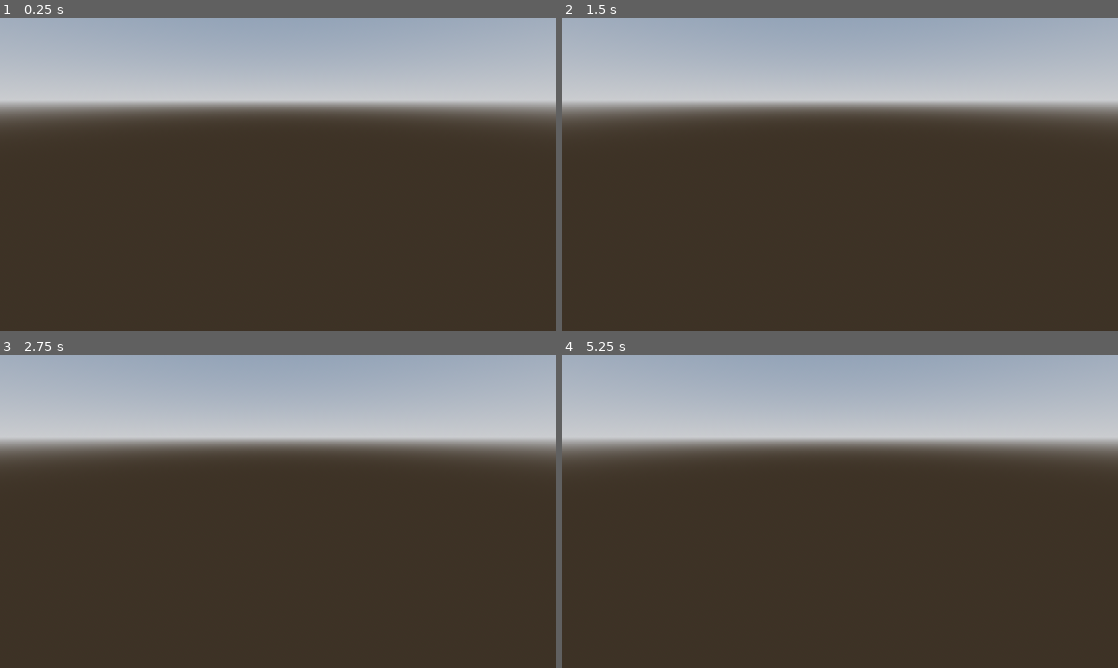
Above: before the commit, frames 1-4 (two rows, left to right).
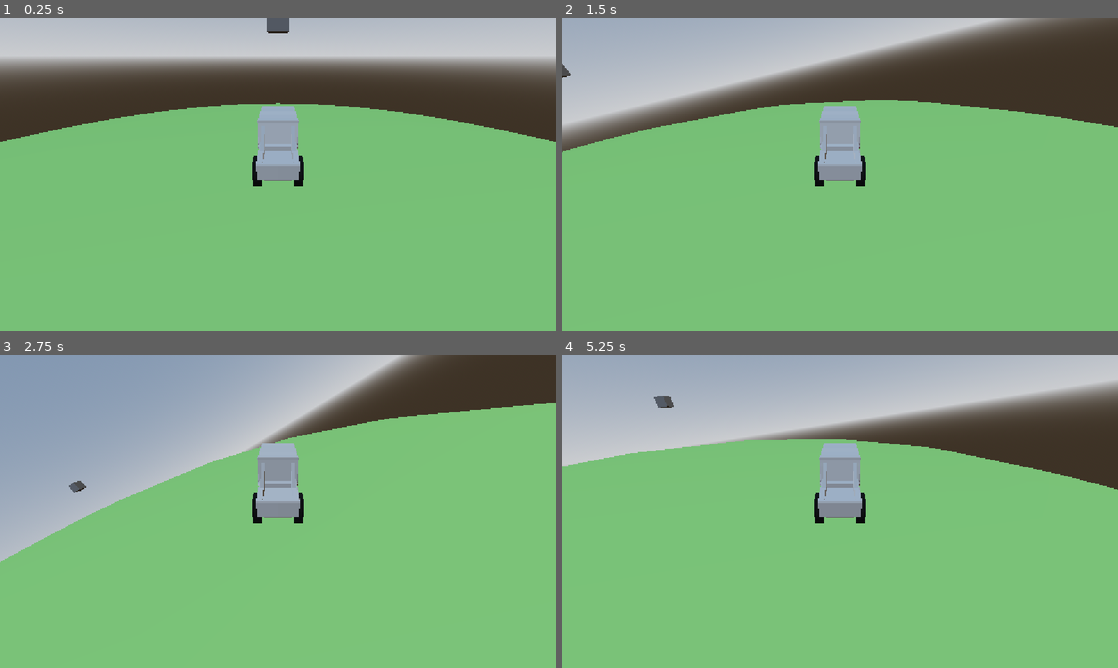
Above: after the commit, the same moments.

Repository: Gamedev-Studio-Jordan/TinyWorldJam
Game: Godot game, scene res://new_stuff/main.tscn
Two runs of this game, one before a commit and one after it. Both use one fixed random seed, a clock stepped at 60 frames per second and the inputs below. Before the commit the project starts from res://scenes/old_scenes/old_overview.tscn.
Inputs:
- Up to frame 1 (0.25 s): no input
- Up to frame 2 (1.5 s): tap Enter (ui_accept) at 0.5, 1.35 s; hold D (right) 0.53-1.28 s; hold Enter (ui_accept) 0.53-1.28 s; tap W (front) at 0.6 s; hold S (back) from 1.28 s (still down)
- Up to frame 3 (2.75 s): tap Enter (ui_accept) at 1.52, 1.82 s; tap W (front) at 1.55, 2.1 s; release S (back) at 2.03 s; hold D (right) from 2.03 s (still down); hold Enter (ui_accept) from 2.03 s (still down)
- Up to frame 4 (5.25 s): release Enter (ui_accept) at 2.78 s; tap W (front) at 2.85, 4.35, 5.1 s; tap Enter (ui_accept) at 3.02, 3.32, 4.52, 4.82 s; release D (right) at 3.53 s; hold Enter (ui_accept) 3.53-4.28 s; hold A (left) 3.53-5.03 s; hold S (back) from 5.03 s (still down); hold Enter (ui_accept) from 5.03 s (still down)

The runs differ from the first frame. In frame 1, 97% of the frame differs, in the area x 0-100%, y 0-100%; in frame 2, 89%; in frame 3, 92%; in frame 4, 81%.
Error before the commit: Parse Error: Could not find type "Planet" in the current scope. (res://scripts/old_scripts/old_car.gd:20)

Commit message:
nigga

Diff:
--- /dev/null
+++ b/new_stuff/camera_group.gd
@@ -0,0 +1,64 @@
+extends Node3D
+
+# Camera references
+@onready var third_person_camera: Camera3D = $"3rd-person"
+@onready var top_down_camera: Camera3D = $"Top-Down"
+
+# Camera transition properties
+@export var transition_speed: float = 5.0
+var current_camera: Camera3D
+var target_camera: Camera3D
+
+func _ready():
+	# Set up initial camera states
+	third_person_camera.current = true
+	top_down_camera.current = false
+
+	# Set current and target cameras
+	current_camera = third_person_camera
+	target_camera = third_person_camera
+
+func _input(event):
+	if event.is_action_pressed("switchcam"):  # You'll need to set up this input in Project Settings
+		switch_camera()
+
+func _process(delta):
+	# Smooth camera transition
+	if current_camera != target_camera:
+		# You can add smooth transition effects here if desired
+		current_camera.current = false
+		target_camera.current = true
+		current_camera = target_camera
+
+func switch_camera():
+	# Toggle between cameras
+	if target_camera == third_person_camera:
+		target_camera = top_down_camera
+	else:
+		target_camera = third_person_camera
+
+	print("Switching to: ", target_camera.name)
+
+# Optional: Smooth transition with interpolation (more advanced)
+func smooth_switch_camera():
+	if target_camera == third_person_camera:
+		target_camera = top_down_camera
+	else:
+		target_camera = third_person_camera
+
+	# If you want smooth transitions, you could:
+	# 1. Store the starting and target positions/rotations
+	# 2. Use a Tween to interpolate between them
+	# 3. Enable the target camera at the end
+
+	print("Smooth switching to: ", target_camera.name)
+
+# Function to directly set a specific camera
+func set_camera(camera_name: String):
+	match camera_name:
+		"3rd-person":
+			target_camera = third_person_camera
+		"Top-Down":
+			target_camera = top_down_camera
+		_:
+			push_error("Unknown camera name: " + camera_name)
--- /dev/null
+++ b/new_stuff/gravity_area.gd
@@ -0,0 +1,16 @@
+extends Area3D
+
+@export var gravity_strength = 20.0  # Stronger default
+
+func _ready():
+	add_to_group("planet_gravity")
+	connect("body_entered", _on_body_entered)
+	connect("body_exited", _on_body_exited)
+
+func _on_body_entered(body):
+	if body.has_method("_on_gravity_area_entered"):
+		body._on_gravity_area_entered(self)
+
+func _on_body_exited(body):
+	if body.has_method("_on_gravity_area_exited"):
+		body._on_gravity_area_exited(self)
--- /dev/null
+++ b/new_stuff/main.tscn
@@ -0,0 +1,118 @@
+[gd_scene load_steps=16 format=3 uid="uid://bigxkgcnyq7n"]
+
+[ext_resource type="Script" uid="uid://d1lx08jrqer6b" path="res://new_stuff/player.gd" id="1_0xm2m"]
+[ext_resource type="Script" uid="uid://bk4sn183wkxyx" path="res://new_stuff/planet.gd" id="1_1bvp3"]
+[ext_resource type="Script" uid="uid://cytn8lby5nrje" path="res://new_stuff/gravity_area.gd" id="1_h2yge"]
+[ext_resource type="PackedScene" uid="uid://ofubrxne3hi6" path="res://new_stuff/car.fbx" id="3_h2yge"]
+[ext_resource type="Script" uid="uid://2n3dh8lqqgvm" path="res://new_stuff/camera_group.gd" id="5_lquwl"]
+
+[sub_resource type="ProceduralSkyMaterial" id="ProceduralSkyMaterial_upm3i"]
+sky_horizon_color = Color(0.662243, 0.671743, 0.686743, 1)
+ground_horizon_color = Color(0.662243, 0.671743, 0.686743, 1)
+
+[sub_resource type="Sky" id="Sky_23hlq"]
+sky_material = SubResource("ProceduralSkyMaterial_upm3i")
+
+[sub_resource type="Environment" id="Environment_ixt12"]
+background_mode = 2
+sky = SubResource("Sky_23hlq")
+tonemap_mode = 2
+
+[sub_resource type="SphereShape3D" id="SphereShape3D_7dm0k"]
+
+[sub_resource type="SphereMesh" id="SphereMesh_ig7tw"]
+
+[sub_resource type="StandardMaterial3D" id="StandardMaterial3D_7dm0k"]
+albedo_color = Color(0.662745, 1, 0.458824, 1)
+metallic_specular = 1.0
+
+[sub_resource type="SphereShape3D" id="SphereShape3D_0xm2m"]
+
+[sub_resource type="SphereShape3D" id="SphereShape3D_h2yge"]
+
+[sub_resource type="BoxMesh" id="BoxMesh_h2yge"]
+
+[sub_resource type="BoxShape3D" id="BoxShape3D_1bvp3"]
+
+[node name="Main" type="Node3D"]
+
+[node name="WorldEnvironment" type="WorldEnvironment" parent="."]
+environment = SubResource("Environment_ixt12")
+
+[node name="Planet1" type="StaticBody3D" parent="."]
+transform = Transform3D(200, 0, 0, 0, 200, 0, 0, 0, 200, 0, 0, 0)
+script = ExtResource("1_1bvp3")
+
+[node name="CollisionShape3D" type="CollisionShape3D" parent="Planet1"]
+shape = SubResource("SphereShape3D_7dm0k")
+
+[node name="MeshInstance3D" type="MeshInstance3D" parent="Planet1"]
+mesh = SubResource("SphereMesh_ig7tw")
+surface_material_override/0 = SubResource("StandardMaterial3D_7dm0k")
+
+[node name="GravityArea" type="Area3D" parent="Planet1" groups=["planet_gravity"]]
+gravity_point = true
+gravity_point_center = Vector3(0, 0, 0)
+gravity_direction = Vector3(0, 0, 0)
+script = ExtResource("1_h2yge")
+
+[node name="CollisionShape3D" type="CollisionShape3D" parent="Planet1/GravityArea"]
+transform = Transform3D(2, 0, 0, 0, 2, 0, 0, 0, 2, 0, 0, 0)
+shape = SubResource("SphereShape3D_0xm2m")
+
+[node name="Player" type="RigidBody3D" parent="."]
+transform = Transform3D(1, 0, 0, 0, 1, 0, 0, 0, 1, 0, 103.148, 0)
+axis_lock_angular_x = true
+axis_lock_angular_y = true
+axis_lock_angular_z = true
+continuous_cd = true
+contact_monitor = true
+max_contacts_reported = 1
+angular_damp = 6.0
+script = ExtResource("1_0xm2m")
+engine_power = 600.0
+steering_power = 100.0
+
+[node name="FrontRayCast" type="RayCast3D" parent="Player"]
+transform = Transform3D(2, 0, 0, 0, 2, 0, 0, 0, 2, 0.107222, 1.01144, -1.84465)
+
+[node name="RayCastFrontLeft" type="RayCast3D" parent="Player"]
+transform = Transform3D(2, 0, 0, 0, 2, 0, 0, 0, 2, -0.455699, 1.01144, -1.47748)
+
+[node name="RayCastFrontRight" type="RayCast3D" parent="Player"]
+transform = Transform3D(2, 0, 0, 0, 2, 0, 0, 0, 2, 0.472075, 1.01144, -1.42137)
+
+[node name="RayCastBackLeft" type="RayCast3D" parent="Player"]
+transform = Transform3D(2, 0, 0, 0, 2, 0, 0, 0, 2, -0.425179, 1.01144, 1.27069)
+
+[node name="RayCastBackRight" type="RayCast3D" parent="Player"]
+transform = Transform3D(2, 0, 0, 0, 2, 0, 0, 0, 2, 0.467031, 1.01144, 1.25171)
+
+[node name="car" parent="Player" instance=ExtResource("3_h2yge")]
+
+[node name="Cube" parent="Player/car" index="0"]
+transform = Transform3D(-4.37114e-06, -100, -4.37114e-06, 0, -4.37114e-06, 100, -100, 4.37114e-06, 1.91069e-13, 0, 0, 0)
+
+[node name="CameraGroup" type="Node3D" parent="Player/car"]
+script = ExtResource("5_lquwl")
+
+[node name="3rd-person" type="Camera3D" parent="Player/car/CameraGroup"]
+transform = Transform3D(1, 0, 0, 0, 0.866025, 0.5, 0, -0.5, 0.866025, 0, 2.43996, 5.45619)
+
+[node name="Top-Down" type="Camera3D" parent="Player/car/CameraGroup"]
+transform = Transform3D(1, 0, 0, 0, 0.5, 0.866025, 0, -0.866025, 0.5, 0, 9.14374, 1.51532)
+
+[node name="CollisionShape3D" type="CollisionShape3D" parent="Player"]
+transform = Transform3D(1, 0, 0, 0, 1, 0, 0, 0, 1, 0.0154807, 0.014061, 0)
+shape = SubResource("SphereShape3D_h2yge")
+
+[node name="StaticBody3D" type="StaticBody3D" parent="."]
+transform = Transform3D(1, 0, 0, 0, 1, 0, 0, 0, 1, 0, 104.424, -6.43453)
+
+[node name="MeshInstance3D" type="MeshInstance3D" parent="StaticBody3D"]
+mesh = SubResource("BoxMesh_h2yge")
+
+[node name="CollisionShape3D" type="CollisionShape3D" parent="StaticBody3D"]
+shape = SubResource("BoxShape3D_1bvp3")
+
+[editable path="Player/car"]
--- /dev/null
+++ b/new_stuff/planet.gd
@@ -0,0 +1,30 @@
+extends StaticBody3D
+
+@export var planet_radius: float = 10.0
+@export var gravity_strength: float = 20.0  # Stronger default gravity
+
+func _ready():
+	# Automatically set radius based on collision shape if available
+	var collision_shape = get_node_or_null("CollisionShape3D")
+	if collision_shape and collision_shape.shape is SphereShape3D:
+		planet_radius = collision_shape.shape.radius
+
+	# Add the gravity area if it doesn't exist
+	if not has_node("GravityArea"):
+		var gravity_area = Area3D.new()
+		gravity_area.name = "GravityArea"
+		var collision = CollisionShape3D.new()
+		collision.shape = SphereShape3D.new()
+		collision.shape.radius = planet_radius * 2.0  # Much larger gravity field
+		gravity_area.add_child(collision)
+		add_child(gravity_area)
+
+		# Add gravity area script
+		gravity_area.set_script(load("res://gravity_area.gd"))
+		gravity_area.gravity_strength = gravity_strength
+
+func get_planet_radius():
+	return planet_radius
+
+func get_gravity_strength():
+	return gravity_strength
--- /dev/null
+++ b/new_stuff/planet.tscn
@@ -0,0 +1,35 @@
+[gd_scene load_steps=7 format=3 uid="uid://cui3lck8wo1j5"]
+
+[ext_resource type="Script" uid="uid://2vchsu3h47pb" path="res://planet.gd" id="1_mtr83"]
+[ext_resource type="Script" uid="uid://h508bwmfeqvq" path="res://gravity_area.gd" id="2_a75xc"]
+
+[sub_resource type="SphereShape3D" id="SphereShape3D_7dm0k"]
+
+[sub_resource type="SphereMesh" id="SphereMesh_ig7tw"]
+
+[sub_resource type="StandardMaterial3D" id="StandardMaterial3D_7dm0k"]
+albedo_color = Color(0.662745, 1, 0.458824, 1)
+metallic_specular = 1.0
+
+[sub_resource type="SphereShape3D" id="SphereShape3D_0xm2m"]
+
+[node name="Planet" type="StaticBody3D"]
+transform = Transform3D(200, 0, 0, 0, 200, 0, 0, 0, 200, 0, 0, 0)
+script = ExtResource("1_mtr83")
+
+[node name="CollisionShape3D" type="CollisionShape3D" parent="."]
+shape = SubResource("SphereShape3D_7dm0k")
+
+[node name="MeshInstance3D" type="MeshInstance3D" parent="."]
+mesh = SubResource("SphereMesh_ig7tw")
+surface_material_override/0 = SubResource("StandardMaterial3D_7dm0k")
+
+[node name="GravityArea" type="Area3D" parent="." groups=["planet_gravity"]]
+gravity_point = true
+gravity_point_center = Vector3(0, 0, 0)
+gravity_direction = Vector3(0, 0, 0)
+script = ExtResource("2_a75xc")
+
+[node name="CollisionShape3D" type="CollisionShape3D" parent="GravityArea"]
+transform = Transform3D(2, 0, 0, 0, 2, 0, 0, 0, 2, 0, 0, 0)
+shape = SubResource("SphereShape3D_0xm2m")
--- /dev/null
+++ b/new_stuff/player.gd
@@ -0,0 +1,193 @@
+extends RigidBody3D
+
+# Car properties
+@export var engine_power = 20.0
+@export var steering_power = 15.0  # Back to higher steering power
+@export var brake_power = 10.0
+@export var max_speed = 30.0
+
+# Gravity control
+var current_gravity = Vector3.DOWN * 9.8
+var current_planet = null
+@export var is_on_ground = false
+
+# Car control vars
+var steering = 0.0
+var acceleration = 0.0
+var brake = 0.0
+
+# Steering improvements
+@export var steering_response = 8.0
+var current_steering = 0.0
+
+# Visual effects
+@export var max_tilt_angle = 15.0
+@onready var car_mesh = $car
+
+# Raycast references
+@onready var front_raycast: RayCast3D = $FrontRayCast
+@onready var front_left_raycast: RayCast3D = $RayCastFrontLeft
+@onready var front_right_raycast: RayCast3D = $RayCastFrontRight
+@onready var back_left_raycast: RayCast3D = $RayCastBackLeft
+@onready var back_right_raycast: RayCast3D = $RayCastBackRight
+
+func _ready():
+	# Make sure gravity is off in the rigid body settings
+	gravity_scale = 0
+	# Set physics material for better traction
+	physics_material_override = PhysicsMaterial.new()
+	physics_material_override.bounce = 0.1
+	physics_material_override.friction = 1.5
+
+func _physics_process(delta):
+	# Get input
+	steering = Input.get_axis("left", "right")
+	acceleration = Input.get_axis("back", "front")
+	brake = 1.0 if Input.is_action_pressed("ui_accept") else 0.0
+
+	# Apply engine force and steering
+	apply_engine_force(delta)
+	apply_steering(delta)  # This uses the WORKING steering method
+
+	# Apply planetary gravity - STRONG GRAVITY
+	apply_planetary_gravity(delta)
+
+	# Check ground contact
+	check_ground()
+
+	# Align car to planet surface - PROPER ALIGNMENT
+	if is_on_ground:
+		align_to_gravity(delta)
+
+	# Limit speed to prevent flying off
+	limit_speed()
+
+	# Update visual effects
+	update_visual_effects()
+
+func check_ground():
+	var ground_count = 0
+	var rays = [front_raycast, front_left_raycast, front_right_raycast, back_left_raycast, back_right_raycast]
+
+	for ray in rays:
+		if ray.is_colliding():
+			var distance = global_position.distance_to(ray.get_collision_point())
+			if distance < 2.0:
+				ground_count += 1
+
+	is_on_ground = ground_count >= 2
+
+func apply_engine_force(delta):
+	if is_on_ground:
+		# Apply force in the forward direction of the car
+		var forward_force = -transform.basis.z * acceleration * engine_power
+		apply_central_force(forward_force)
+
+	# Apply braking force
+	if brake > 0:
+		var brake_force = -linear_velocity * brake_power
+		apply_central_force(brake_force)
+
+# WORKING STEERING METHOD - Wheel force based steering
+func apply_steering(delta):
+	# Smooth steering input
+	current_steering = lerp(current_steering, steering, steering_response * delta)
+
+	# Only steer when moving and on ground
+	if is_on_ground and linear_velocity.length() > 0.5:
+		# Apply steering force at wheel positions for realistic turning
+		var steering_force = transform.basis.x * current_steering * steering_power
+
+		# Apply force at front wheel positions for better turning
+		if front_left_raycast.is_colliding():
+			var front_left_pos = front_left_raycast.global_position - global_position
+			apply_force(steering_force, front_left_pos)
+
+		if front_right_raycast.is_colliding():
+			var front_right_pos = front_right_raycast.global_position - global_position
+			apply_force(steering_force, front_right_pos)
+
+func apply_planetary_gravity(delta):
+	if current_planet:
+		# Calculate direction to planet center
+		var to_center = current_planet.global_position - global_position
+		var distance = to_center.length()
+
+		# Get planet radius safely
+		var planet_radius = 10.0
+		if current_planet.has_method("get_planet_radius"):
+			planet_radius = current_planet.get_planet_radius()
+
+		# STRONG GRAVITY - increases with distance from planet
+		var gravity_strength = 25.0 * (1.0 + max(0, distance - planet_radius) * 0.3)
+		current_gravity = to_center.normalized() * gravity_strength
+
+		# Apply gravity force
+		apply_central_force(current_gravity * mass * delta * 60.0)
+	else:
+		# Default gravity if no planet detected
+		apply_central_force(Vector3.DOWN * 25.0 * mass * delta * 60.0)
+
+# PROPER ALIGNMENT SYSTEM - Makes car stick to planets
+func align_to_gravity(delta):
+	# Calculate average normal from all raycasts
+	var average_normal = Vector3.ZERO
+	var valid_rays = 0
+	var rays = [front_raycast, front_left_raycast, front_right_raycast, back_left_raycast, back_right_raycast]
+
+	for ray in rays:
+		if ray.is_colliding():
+			average_normal += ray.get_collision_normal()
+			valid_rays += 1
+
+	if valid_rays == 0:
+		return
+
+	average_normal = (average_normal / valid_rays).normalized()
+
+	# Calculate desired up direction (opposite of gravity)
+	var desired_up = -current_gravity.normalized()
+
+	# Use the surface normal for alignment
+	var surface_up = average_normal
+
+	# Get current basis
+	var current_basis = global_transform.basis
+
+	# Calculate target rotation that aligns with surface
+	var target_basis = align_up(current_basis, surface_up)
+
+	# Smoothly interpolate towards target rotation
+	global_transform.basis = global_transform.basis.slerp(target_basis, 0.2)
+
+# Helper function to align up vector
+func align_up(basis: Basis, new_up: Vector3) -> Basis:
+	var rotation_axis = basis.y.cross(new_up).normalized()
+	var rotation_angle = basis.y.angle_to(new_up)
+
+	if rotation_axis.length_squared() > 0:
+		return basis.rotated(rotation_axis, rotation_angle)
+	return basis
+
+func limit_speed():
+	# Limit speed to prevent flying off planets
+	if linear_velocity.length() > max_speed:
+		linear_velocity = linear_velocity.normalized() * max_speed
+
+func update_visual_effects():
+	if not car_mesh:
+		return
+
+	# Calculate tilt based on steering and speed
+	var tilt_amount = -current_steering * max_tilt_angle * min(linear_velocity.length() / 10.0, 1.0)
+
+	# Apply tilt to mesh
+	car_mesh.rotation.z = deg_to_rad(tilt_amount)
+
+func _on_gravity_area_entered(area):
+	if area.is_in_group("planet_gravity"):
+		current_planet = area.get_parent()
+
+func _on_gravity_area_exited(area):
+	if area.is_in_group("planet_gravity") and area.get_parent() == current_planet:
+		current_planet = null
--- /dev/null
+++ b/new_stuff/player.tscn
@@ -0,0 +1,53 @@
+[gd_scene load_steps=5 format=3 uid="uid://nflw6hsye0ym"]
+
+[ext_resource type="Script" uid="uid://df5yyrug6a4bi" path="res://player.gd" id="1_i3pqv"]
+[ext_resource type="PackedScene" uid="uid://cb1qbpen0iy0r" path="res://car.fbx" id="2_hqtel"]
+[ext_resource type="Script" uid="uid://bl4klyyuyutx0" path="res://camera_group.gd" id="3_sweqy"]
+
+[sub_resource type="SphereShape3D" id="SphereShape3D_h2yge"]
+
+[node name="Player" type="RigidBody3D"]
+axis_lock_angular_x = true
+axis_lock_angular_y = true
+axis_lock_angular_z = true
+continuous_cd = true
+contact_monitor = true
+max_contacts_reported = 1
+angular_damp = 6.0
+script = ExtResource("1_i3pqv")
+engine_power = 600.0
+
+[node name="FrontRayCast" type="RayCast3D" parent="."]
+transform = Transform3D(2, 0, 0, 0, 2, 0, 0, 0, 2, 0.107222, 1.01144, -1.84465)
+
+[node name="RayCastFrontLeft" type="RayCast3D" parent="."]
+transform = Transform3D(2, 0, 0, 0, 2, 0, 0, 0, 2, -0.455699, 1.01144, -1.47748)
+
+[node name="RayCastFrontRight" type="RayCast3D" parent="."]
+transform = Transform3D(2, 0, 0, 0, 2, 0, 0, 0, 2, 0.472075, 1.01144, -1.42137)
+
+[node name="RayCastBackLeft" type="RayCast3D" parent="."]
+transform = Transform3D(2, 0, 0, 0, 2, 0, 0, 0, 2, -0.425179, 1.01144, 1.27069)
+
+[node name="RayCastBackRight" type="RayCast3D" parent="."]
+transform = Transform3D(2, 0, 0, 0, 2, 0, 0, 0, 2, 0.467031, 1.01144, 1.25171)
+
+[node name="car" parent="." instance=ExtResource("2_hqtel")]
+
+[node name="Cube" parent="car" index="0"]
+transform = Transform3D(-4.37114e-06, -100, -4.37114e-06, 0, -4.37114e-06, 100, -100, 4.37114e-06, 1.91069e-13, 0, 0, 0)
+
+[node name="CameraGroup" type="Node3D" parent="car"]
+script = ExtResource("3_sweqy")
+
+[node name="3rd-person" type="Camera3D" parent="car/CameraGroup"]
+transform = Transform3D(1, 0, 0, 0, 0.866025, 0.5, 0, -0.5, 0.866025, 0, 2.43996, 5.45619)
+
+[node name="Top-Down" type="Camera3D" parent="car/CameraGroup"]
+transform = Transform3D(1, 0, 0, 0, 0.5, 0.866025, 0, -0.866025, 0.5, 0, 9.14374, 1.51532)
+
+[node name="CollisionShape3D" type="CollisionShape3D" parent="."]
+transform = Transform3D(1, 0, 0, 0, 1, 0, 0, 0, 1, 0.0154807, 0.014061, 0)
+shape = SubResource("SphereShape3D_h2yge")
+
+[editable path="car"]
--- a/project.godot
+++ b/project.godot
@@ -11,7 +11,7 @@
 [application]
 
 config/name="New Game Project"
-run/main_scene="uid://cqssbrt3rfj1h"
+run/main_scene="uid://bigxkgcnyq7n"
 config/features=PackedStringArray("4.4", "GL Compatibility")
 config/icon="res://icon.svg"
 
@@ -45,9 +45,9 @@
 "events": [Object(InputEventKey,"resource_local_to_scene":false,"resource_name":"","device":-1,"window_id":0,"alt_press …(192 unchanged characters)…
 ]
 }
-sprint={
+switchcam={
 "deadzone": 0.2,
-"events": [Object(InputEventKey,"resource_local_to_scene":false,"resource_name":"","device":-1,"window_id":0,"alt_pressed":false,"shift_pressed":false,"ctrl_pressed":false,"meta_pressed":false,"pressed":false,"keycode":0,"physical_keycode":4194325,"key_label":0,"unicode":0,"location":0,"echo":false,"script":null)
+"events": [Object(InputEventMouseButton,"resource_local_to_scene":false,"resource_name":"","device":-1,"window_id":0,"alt_pressed":false,"shift_pressed":false,"ctrl_pressed":false,"meta_pressed":false,"button_mask":256,"position":Vector2(215, 17),"global_position":Vector2(224, 65),"factor":1.0,"button_index":9,"canceled":false,"pressed":true,"double_click":false,"script":null)
 ]
 }
 
--- a/scenes/old_scenes/old_overview.tscn
+++ b/scenes/old_scenes/old_overview.tscn
@@ -1,22 +1,9 @@
-[gd_scene load_steps=10 format=3 uid="uid://cqssbrt3rfj1h"]
+[gd_scene load_steps=6 format=3 uid="uid://cqssbrt3rfj1h"]
 
 [ext_resource type="PackedScene" uid="uid://cpptq3kke87da" path="res://scenes/old_scenes/old_planet.tscn" id="1_64s55"]
 [ext_resource type="ArrayMesh" uid="uid://s1ia1o7ss2dw" path="res://models/placeholder_car_mesh.res" id="2_kmwmr"]
 [ext_resource type="PackedScene" uid="uid://8hchh38rffnq" path="res://models/placeholder_car.fbx" id="3_wsv40"]
-[ext_resource type="PackedScene" path="res://scenes/old_car.tscn" id="4_poc3d"]
 [ext_resource type="PackedScene" uid="uid://bdkogx4xku6gx" path="res://scenes/old_scenes/old_car_camera.tscn" id="5_bmlk8"]
-
-[sub_resource type="ProceduralSkyMaterial" id="ProceduralSkyMaterial_of7x6"]
-sky_horizon_color = Color(0.662243, 0.671743, 0.686743, 1)
-ground_horizon_color = Color(0.662243, 0.671743, 0.686743, 1)
-
-[sub_resource type="Sky" id="Sky_uhe7o"]
-sky_material = SubResource("ProceduralSkyMaterial_of7x6")
-
-[sub_resource type="Environment" id="Environment_c1k4s"]
-background_mode = 2
-sky = SubResource("Sky_uhe7o")
-tonemap_mode = 2
 
 [sub_resource type="MultiMesh" id="MultiMesh_uhe7o"]
 transform_format = 1
@@ -27,15 +14,9 @@
 
 [node name="Overview" type="Node3D"]
 
-[node name="DirectionalLight3D" type="DirectionalLight3D" parent="."]
-transform = Transform3D(-0.866023, -0.433016, 0.250001, 0, 0.499998, 0.866027, -0.500003, 0.749999, -0.43301, 0, 0, 0)
-shadow_enabled = true
-
-[node name="WorldEnvironment" type="WorldEnvironment" parent="."]
-environment = SubResource("Environment_c1k4s")
-
 [node name="Planet" parent="." instance=ExtResource("1_64s55")]
 transform = Transform3D(50, 0, 0, 0, 50, 0, 0, 0, 50, 0, -5, 0)
+script = null
 
 [node name="MultiMeshInstance3D" type="MultiMeshInstance3D" parent="Planet"]
 transform = Transform3D(1, 0, 0, 0, 1, 0, 0, 0, 1, 0.000349157, 0.531899, 0)
@@ -47,8 +28,18 @@
 [node name="Car2" parent="Planet" instance=ExtResource("3_wsv40")]
 transform = Transform3D(0.00192048, 0.0133216, -0.0147935, -0.0165978, 0.00927769, 0.00619986, 0.0109921, 0.0116816, 0.0119463, -0.0117727, 0.487966, 0.0914213)
 
-[node name="Car" parent="." instance=ExtResource("4_poc3d")]
+[node name="Car" parent="."]
+_import_path = NodePath("")
+unique_name_in_owner = false
+process_mode = 0
+process_priority = 0
+process_physics_priority = 0
+process_thread_group = 0
+physics_interpolation_mode = 0
+auto_translate_mode = 0
+editor_description = ""
 transform = Transform3D(1, 0, 0, 0, 1, 0, 0, 0, 1, 0, 20.302, 0)
+script = null
 
 [node name="CarCamera" parent="." node_paths=PackedStringArray("car") instance=ExtResource("5_bmlk8")]
 transform = Transform3D(-1, 5.16435e-08, -1.4189e-07, -1.27055e-20, 0.939693, 0.342019, 1.50996e-07, 0.342019, -0.939693, 0, 1.5, -2.5)
Not shown, added: new_stuff/camera_group.gd.uid
Binary file added: new_stuff/car.fbx
Not shown, added: new_stuff/car.fbx.import
Not shown, added: new_stuff/gravity_area.gd.uid
Not shown, added: new_stuff/planet.gd.uid
Not shown, added: new_stuff/player.gd.uid
